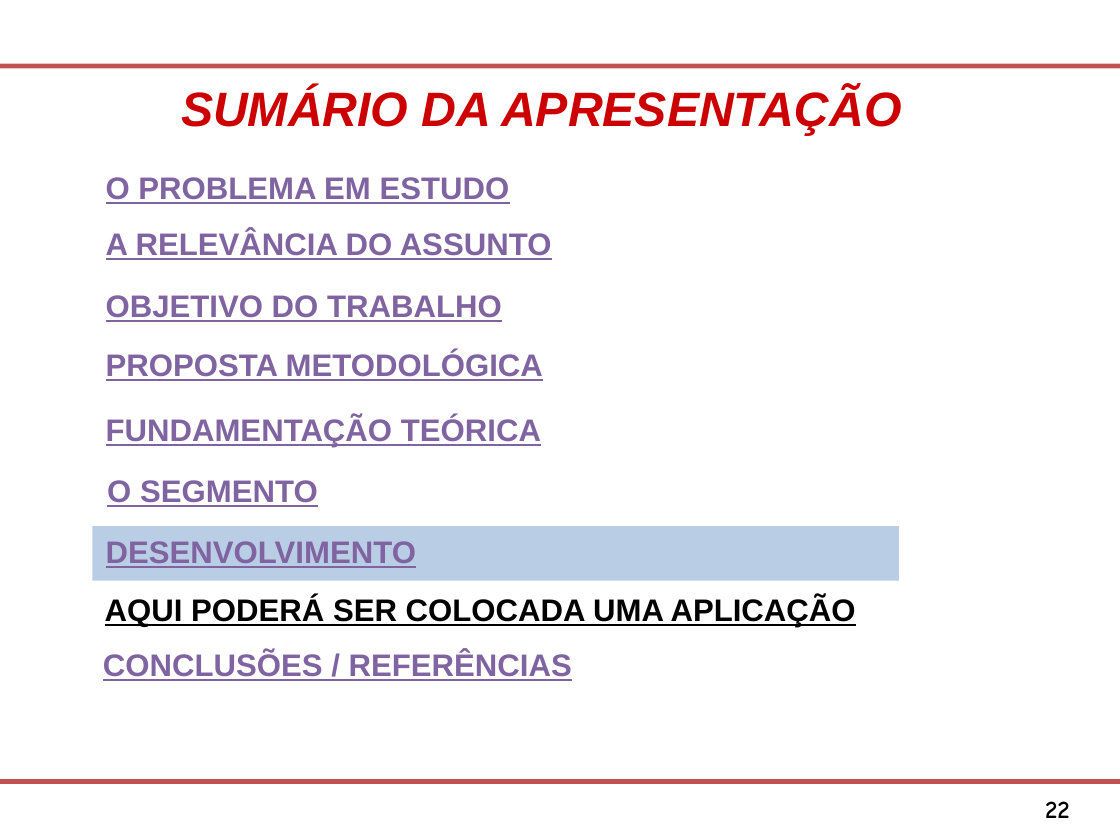
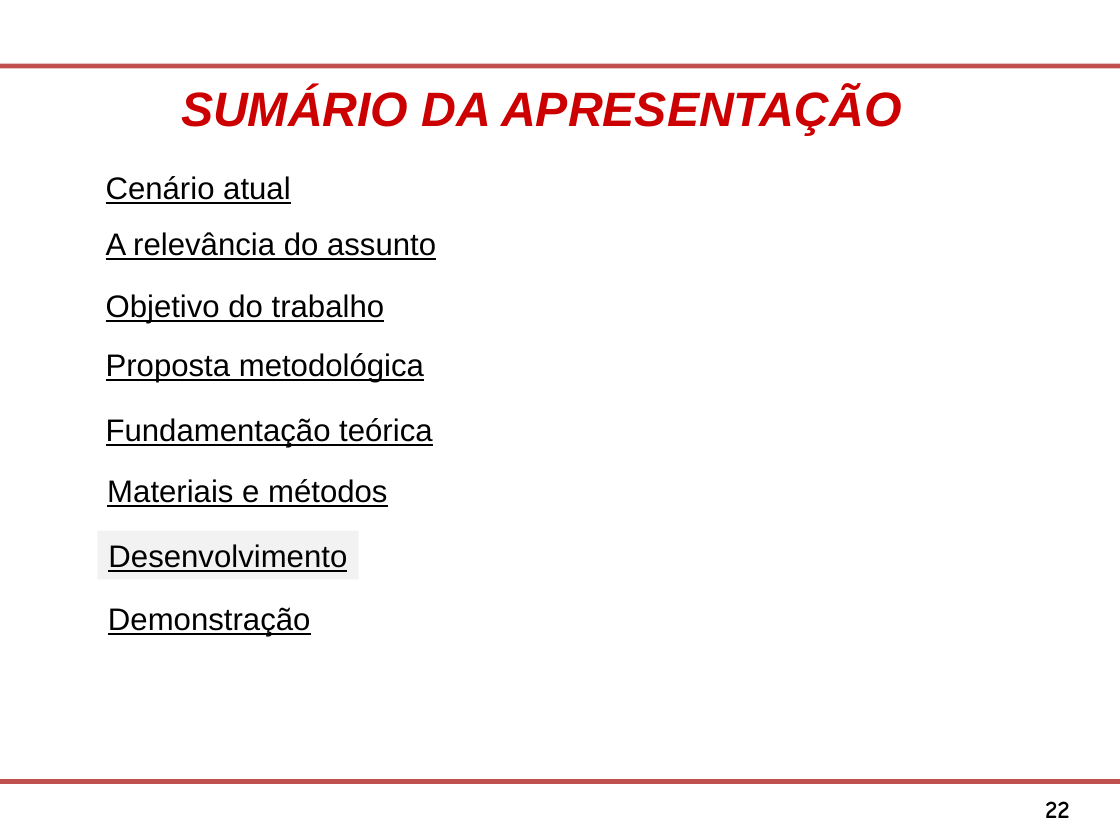
Before and after one commit to Osmar1503/TG, a slide deck: slide 22 of Modelo Apresentacao FATEC SJC.ppt. Drawn at 1120x840 pixels with LibreOffice and Linux fonts; fonts in the diff are those of the drawing; background and template pictures are left out. Boxes give left, top, right and bottom in pixels: in the first picture for what was removed or moved away, otherwise in the second. Text is boxed around its words. In the diff, an @@ line names an element or a change of style, - is before the commit and + after.

Commit message:
Commit da atualizacao da apresentacao

```diff
--- a/Modelo Apresentacao FATEC SJC.ppt
+++ b/Modelo Apresentacao FATEC SJC.ppt
@@ text at box(106, 176, 290, 204): text changed; text colour #8064A2 to #000000; bold off @@
-O PROBLEMA EM ESTUDO
+Cenário atual
@@ text at box(106, 232, 436, 260): text changed; text colour #8064A2 to #000000; bold off @@
-A RELEVÂNCIA DO ASSUNTO
+A relevância do assunto
@@ text at box(106, 294, 385, 323): text changed; text colour #8064A2 to #000000; bold off @@
-OBJETIVO DO TRABALHO
+Objetivo do trabalho
@@ text at box(106, 353, 424, 382): text changed; text colour #8064A2 to #000000; bold off @@
-PROPOSTA METODOLÓGICA
+Proposta metodológica
@@ text at box(106, 418, 432, 447): text changed; text colour #8064A2 to #000000; bold off @@
-FUNDAMENTAÇÃO TEÓRICA
+Fundamentação teórica
@@ text at box(107, 479, 387, 507): text changed; text colour #8064A2 to #000000; bold off @@
-O SEGMENTO
+Materiais e métodos
@@ rectangle "Desenvolvimento": place and size @@
-rectangle "Desenvolvimento" at box(92, 526, 898, 581)
+rectangle "Desenvolvimento" at box(97, 531, 358, 580)
@@ rectangle "Desenvolvimento" at box(97, 531, 358, 580): fill #B9CDE5 to #F2F2F2 @@
@@ text in rectangle at box(108, 544, 347, 572): text changed; text colour #8064A2 to #000000; bold off @@
-DESENVOLVIMENTO
+Desenvolvimento
@@ text removed at box(105, 597, 856, 628) @@
-AQUI PODERÁ SER COLOCADA UMA APLICAÇÃO
@@ text added at box(108, 607, 310, 636), 20 pt, text #000000, underline @@
+Demonstração
@@ text removed at box(103, 651, 572, 681) @@
-CONCLUSÕES / REFERÊNCIAS
```
Also in this commit, not shown: 17 other slides changed, 2 slides added, 7 slides removed, 1 other file.
